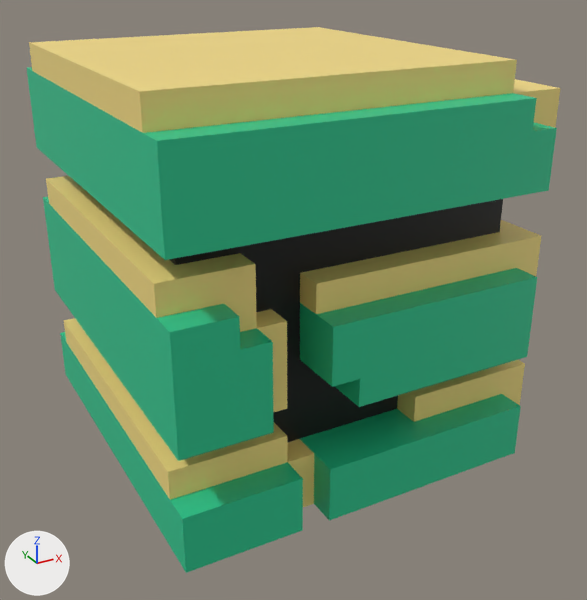
Renders of the FBX model metroid-UNITY(vrtk)/Assets/Resources/br-m-brick-green.fbx from each side of a commit.
Before and after are seen from a 50 mm camera at (-107.336, -1.579, 2.142) aimed at (-106.5, -0.059, 1.382). Every picture has the same lights, and +X, +Y and +Z are marked at lower left. Where no turn or scale is listed for an object, it has been applied to the vertices.
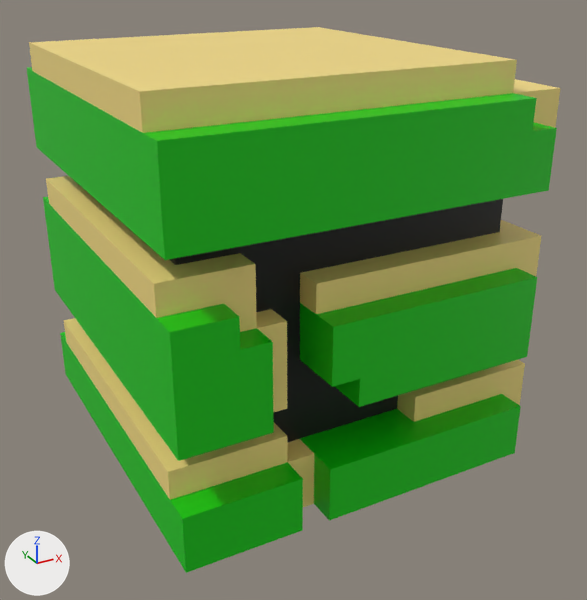
Pixel boxes [x1, y1, x2, y2] of what changed, in the pictures (587 x 600 px):
'pCube406', recoloured
    both: [27, 67, 557, 573]

What the commit changed:
Material 'z_solid_green1' (mat_z_solid_green1) is new.
Its base color is (0.0, 0.58, 0.0) (green #00c800).
me_mesh_001 has 58 vertices, 48 faces and spans x -0.406..0.406, y -0.437..0.437, z -0.406..0.406.
me_mesh_001 no longer uses material mat_solid_green3 (green #26c890).
me_mesh_001 now uses material mat_z_solid_green1 (green #00c800).
